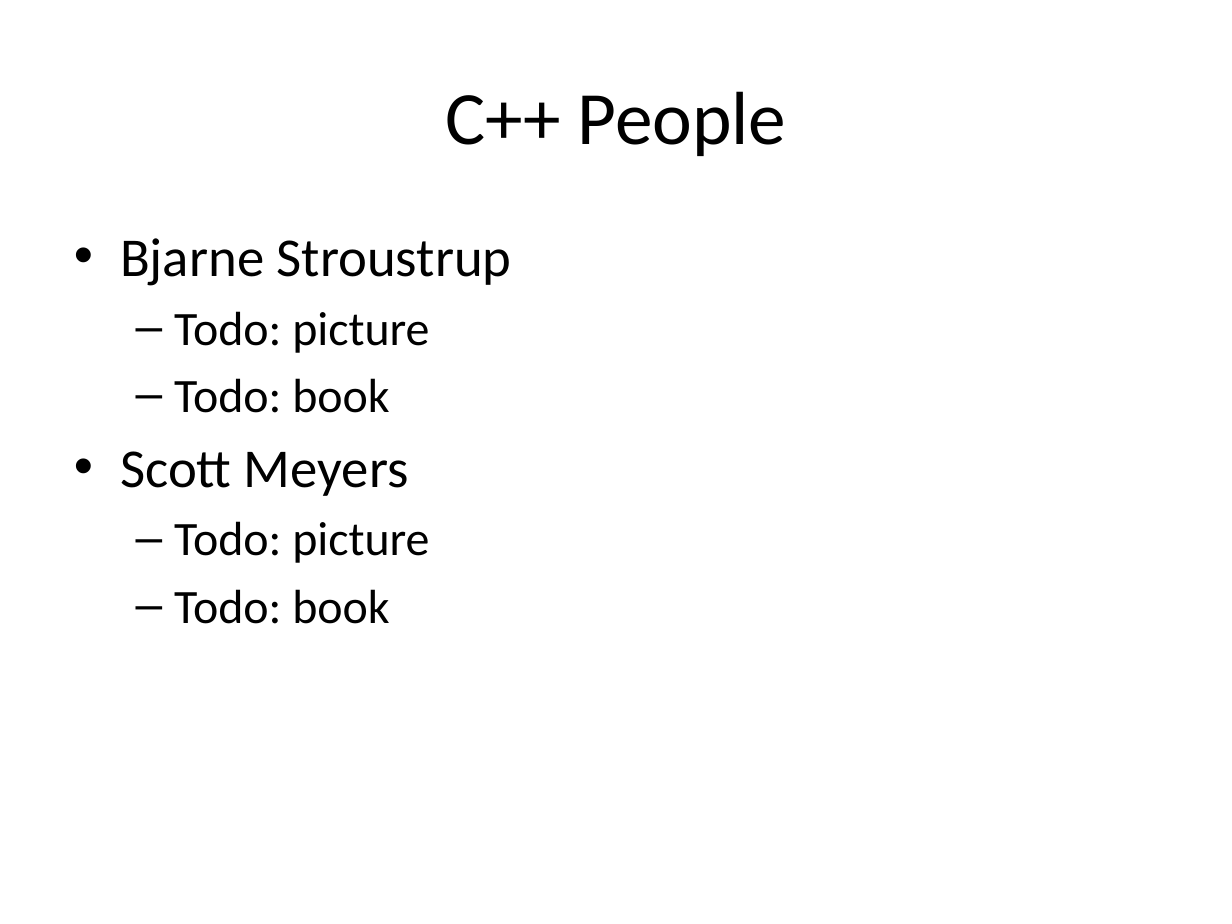
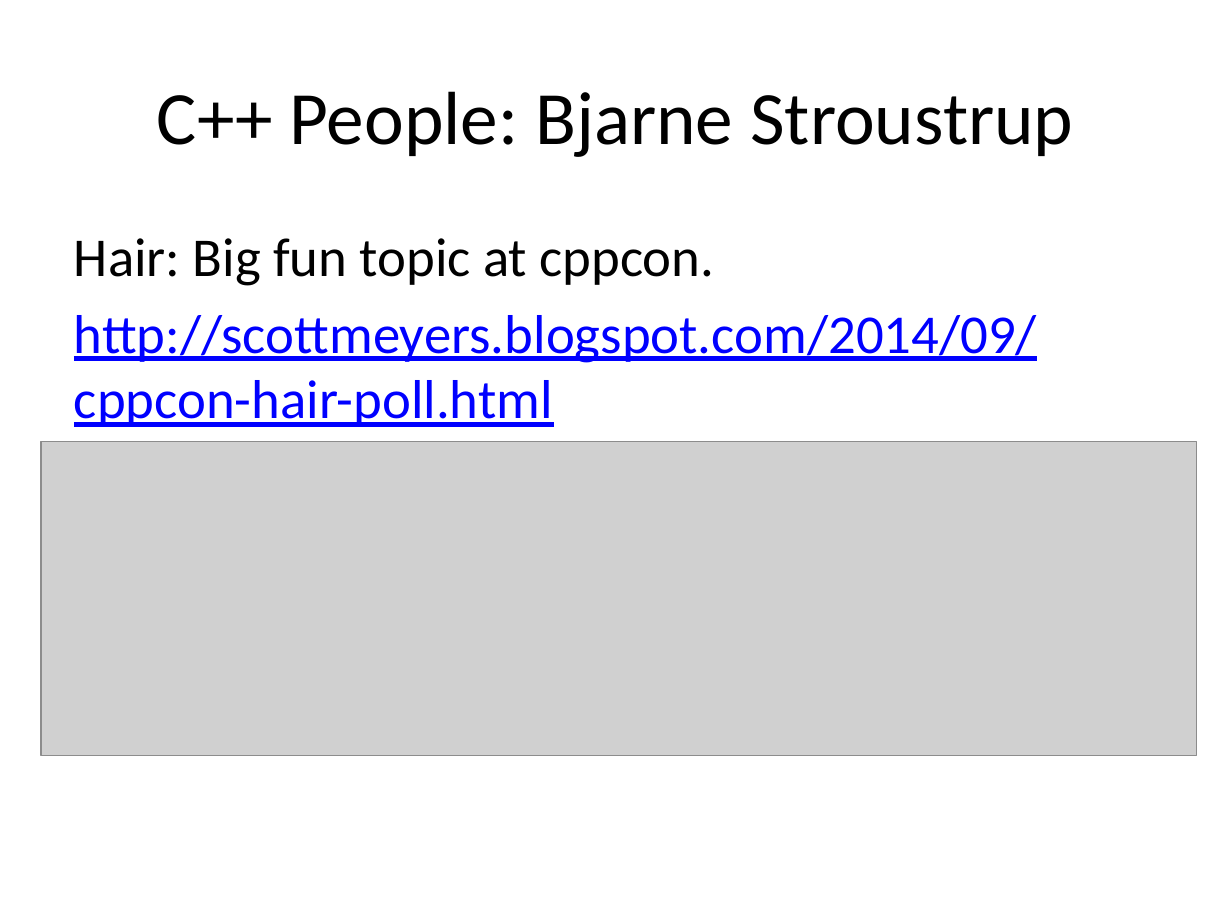
Before and after one commit to fellmad/FunWithCpp11, a slide deck: slide 8 of doc/Fun_with_C++11.pptx (slide 7 before the commit). Drawn at 1232x924 pixels with LibreOffice and Linux fonts; fonts in the diff are those of the drawing; grey boxes stand for pictures. Boxes give left, top, right and bottom in pixels: in the first picture for what was removed or moved away, otherwise in the second. Text is boxed around its words. In the diff, an @@ line names an element or a change of style, - is before the commit and + after.

Commit message:
hair

```diff
--- a/doc/Fun_with_C++11.pptx
+++ b/doc/Fun_with_C++11.pptx
@@ title at [157, 91, 1073, 157]: text changed @@
-C++ People
+C++ People: Bjarne Stroustrup
@@ text at [74, 238, 1037, 427]: text changed; size 28 to 32 pt; text colour #000000 to #0000FF @@
-• Bjarne Stroustrup
-  – Todo: picture
-  – Todo: book
-• Scott Meyers
-  – Todo: picture
-  – Todo: book
+Hair: Big fun topic at cppcon.
+http://scottmeyers.blogspot.com/2014/09/cppcon-hair-poll.html
@@ picture added at [41, 441, 1196, 755] @@
```
Also in this commit, not shown: 1 slide added.
